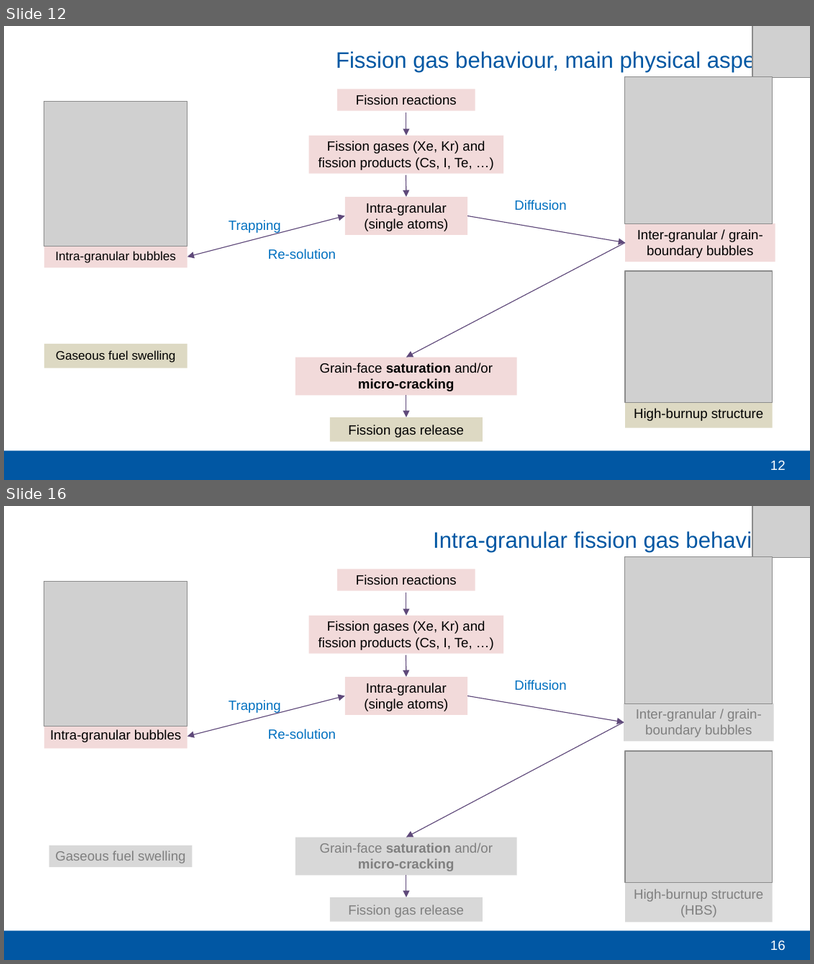
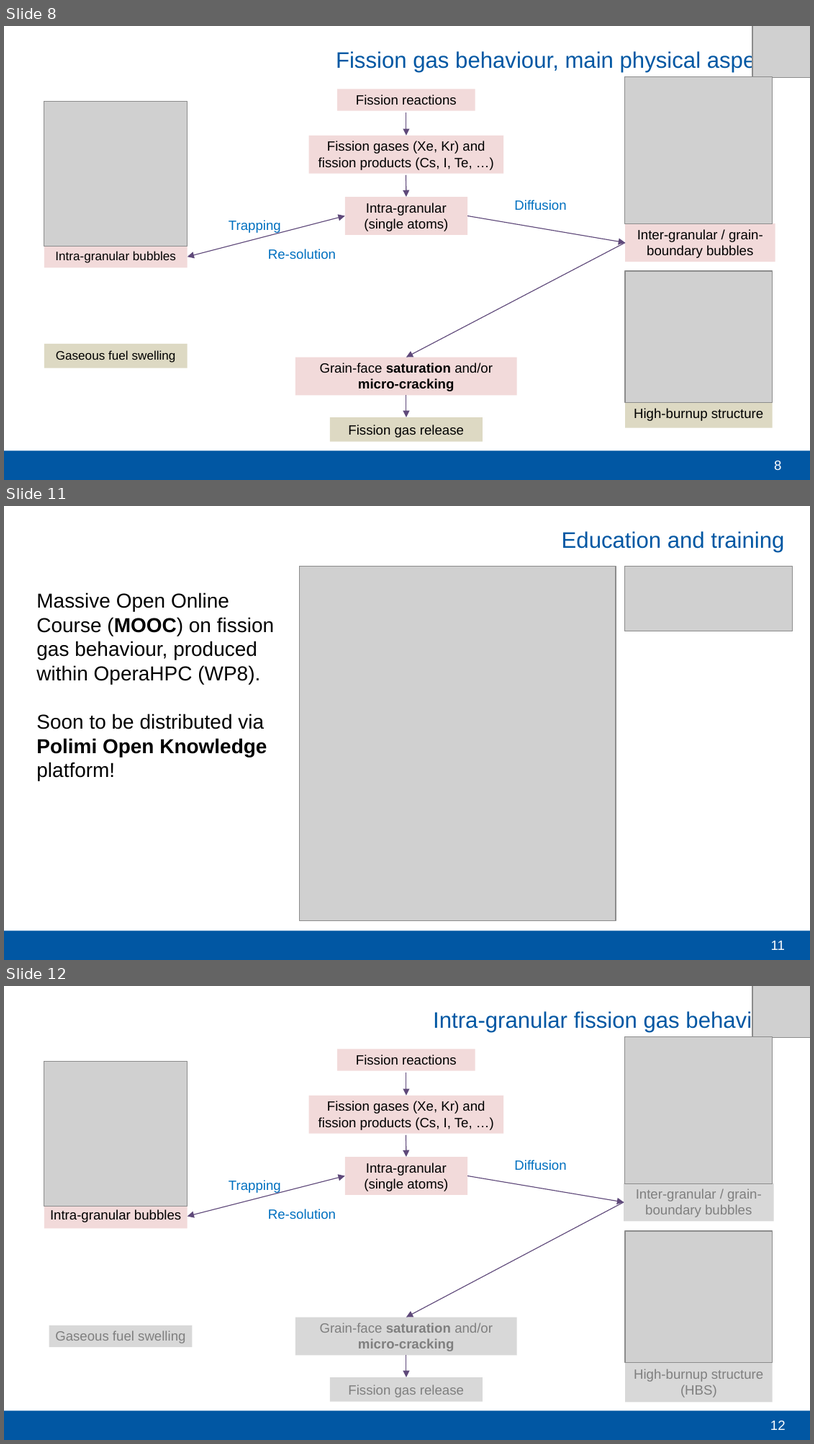
Before and after one commit to sciantix/sciantix-official, a slide deck: slide/MOOC/MOOC SCIANTIX - OperaHPC - V0.pptx. Shown one above the other, each under a label of ours: slides 12 and 16 before the commit, slides 8, 11 and 12 after it; the slides between them are not shown. The pictures are 814x964 and 814x1444 pixels, drawn with LibreOffice and Linux fonts; fonts in the diff are those of the drawing; grey boxes stand for pictures; background and template pictures are left out. Boxes give left, top, right and bottom in pixels: in the first picture for what was removed or moved away, otherwise in the second. Text is boxed around its words. In the diff, an @@ line names an element or a change of style, - is before the commit and + after.

```diff
--- a/slide/MOOC/MOOC SCIANTIX - OperaHPC - V0.pptx
+++ b/slide/MOOC/MOOC SCIANTIX - OperaHPC - V0.pptx
@@ slide 11 added at (x1=4, y1=506, x2=810, y2=960), background #FFFFFF; not listed: 2 template elements that a slide beside it also shows @@
@@ text added at (x1=562, y1=531, x2=784, y2=552), 20 pt, text #0157A3 @@
+Education and training
@@ picture added at (x1=300, y1=566, x2=616, y2=921) @@
@@ picture added at (x1=625, y1=566, x2=793, y2=631) @@
@@ text added at (x1=36, y1=592, x2=274, y2=781), 18 pt, text #000000 @@
+Massive Open Online Course (MOOC) on fission gas behaviour, produced within OperaHPC (WP8).
+Soon to be distributed via Polimi Open Knowledge platform!
@@ what was slide 12 is now slide 8 @@
@@ page number at (x1=774, y1=460, x2=782, y2=470): text changed @@
-12
+8
@@ what was slide 16 is now slide 12 @@
@@ page number at (x1=771, y1=1420, x2=786, y2=1430): text changed @@
-16
+12
```
Also in this commit, not shown: 8 slides changed, 8 slides removed.
